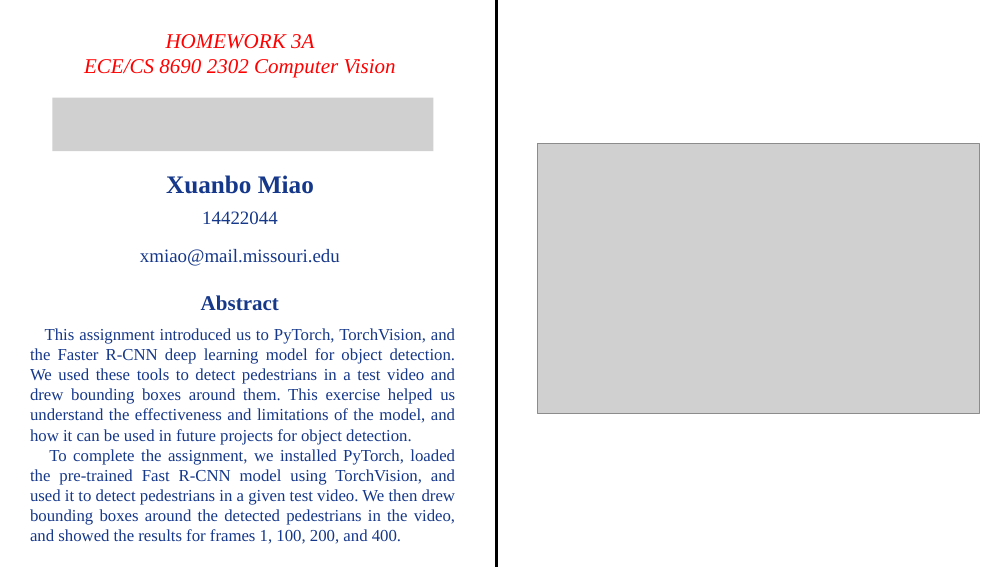
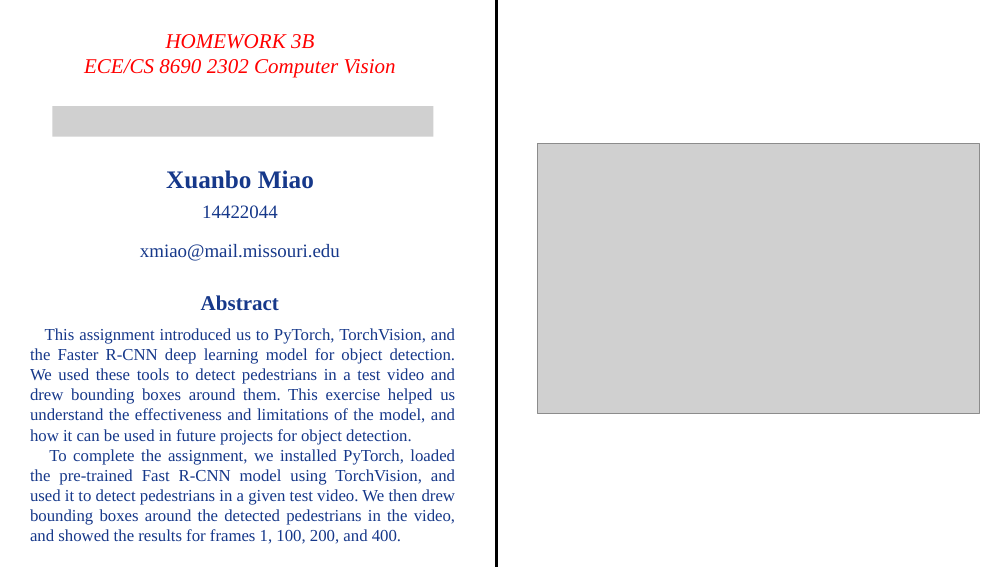
Before and after one commit to DosMiao/2302-Computer-Vision-CS-ECE-8690, a slide deck: slide 1 of CV2023_HW3B/CVSpring2023_Miao_Xuanbo_Assignment#3B.pptx. Drawn at 1008x567 pixels with LibreOffice and Linux fonts; fonts in the diff are those of the drawing; grey boxes stand for pictures. Boxes give left, top, right and bottom in pixels: in the first picture for what was removed or moved away, otherwise in the second. Text is boxed around its words. In the diff, an @@ line names an element or a change of style, - is before the commit and + after.

```diff
--- a/CV2023_HW3B/CVSpring2023_Miao_Xuanbo_Assignment#3B.pptx
+++ b/CV2023_HW3B/CVSpring2023_Miao_Xuanbo_Assignment#3B.pptx
@@ text at (x1=166, y1=34, x2=314, y2=49): text changed @@
-HOMEWORK 3A
+HOMEWORK 3B
@@ picture resized from (x1=52, y1=98, x2=433, y2=151) to (x1=52, y1=106, x2=433, y2=136) @@
@@ rounded rectangle "Xuanbo Miao" resized from (x1=140, y1=175, x2=340, y2=266) to (x1=45, y1=138, x2=434, y2=268) @@
```
Also in this commit, not shown: 1 slide added, 1 slide removed, 3 other files.
